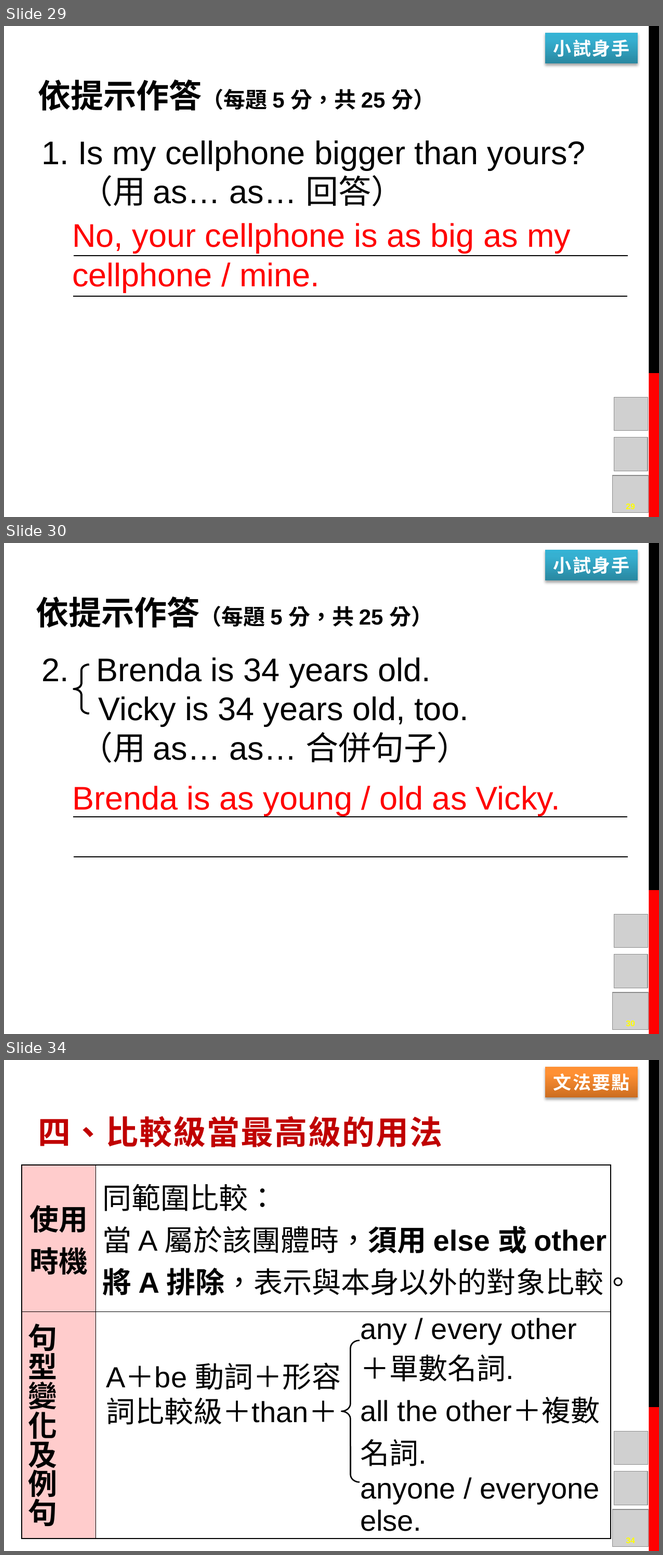
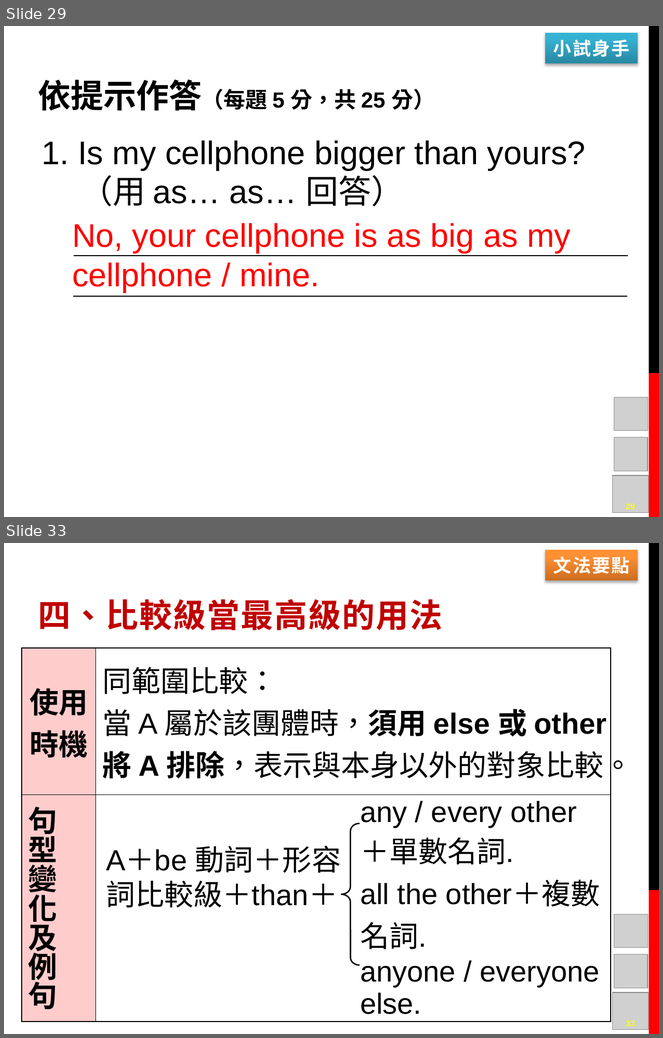
Before and after one commit to mousterchung/backup_data_from_desktop, a slide deck: 學校/國中/普通班/英語/八下課習講義/03講義-L01.pptx. Shown one above the other, each under a label of ours: slides 29, 30 and 34 before the commit, slides 29 and 33 after it; the slides between them are not shown. The pictures are 663x1555 and 663x1038 pixels, drawn with LibreOffice and Linux fonts; fonts in the diff are those of the drawing; grey boxes stand for pictures; background and template pictures are left out. Boxes give left, top, right and bottom in pixels: in the first picture for what was removed or moved away, otherwise in the second. Text is boxed around its words. In the diff, an @@ line names an element or a change of style, - is before the commit and + after.

```diff
--- a/學校/國中/普通班/英語/八下課習講義/03講義-L01.pptx
+++ b/學校/國中/普通班/英語/八下課習講義/03講義-L01.pptx
@@ slide 30 removed at bbox=[4, 543, 659, 1034], background #FFFFFF; not listed: 2 template elements that a slide beside it also shows @@
@@ rectangle removed at bbox=[545, 550, 638, 580] @@
-小試身手
@@ text removed at bbox=[36, 597, 433, 628] @@
-依提示作答（每題 5 分，共 25 分）
@@ text removed at bbox=[41, 657, 470, 763] @@
-2. Brenda is 34 years old.
-Vicky is 34 years old, too.
-（用 as… as… 合併句子）
@@ left brace removed at bbox=[74, 665, 89, 714] @@
@@ text removed at bbox=[72, 786, 560, 815] @@
-Brenda is as young / old as Vicky.
@@ line removed from (73, 817) to (628, 817) @@
@@ line removed from (74, 858) to (629, 858) @@
@@ picture removed at bbox=[614, 914, 648, 948] @@
@@ picture removed at bbox=[614, 954, 647, 988] @@
@@ picture removed at bbox=[613, 993, 649, 1030] @@
@@ page number removed at bbox=[626, 1021, 635, 1027] @@
-30
@@ what was slide 34 is now slide 33 @@
@@ page number at bbox=[626, 1021, 635, 1027]: text changed @@
-34
+33
```
Also in this commit, not shown: 3 slides changed.
